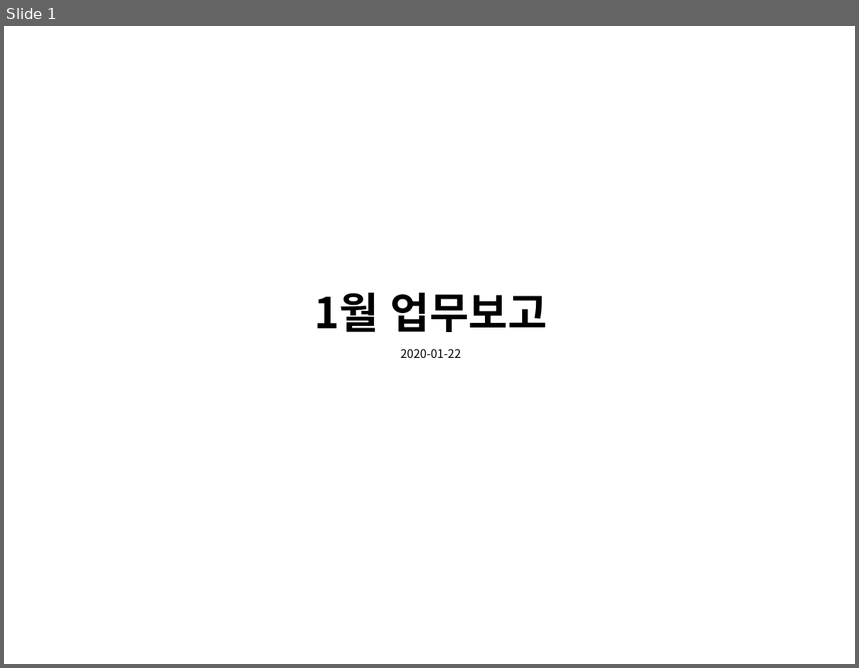
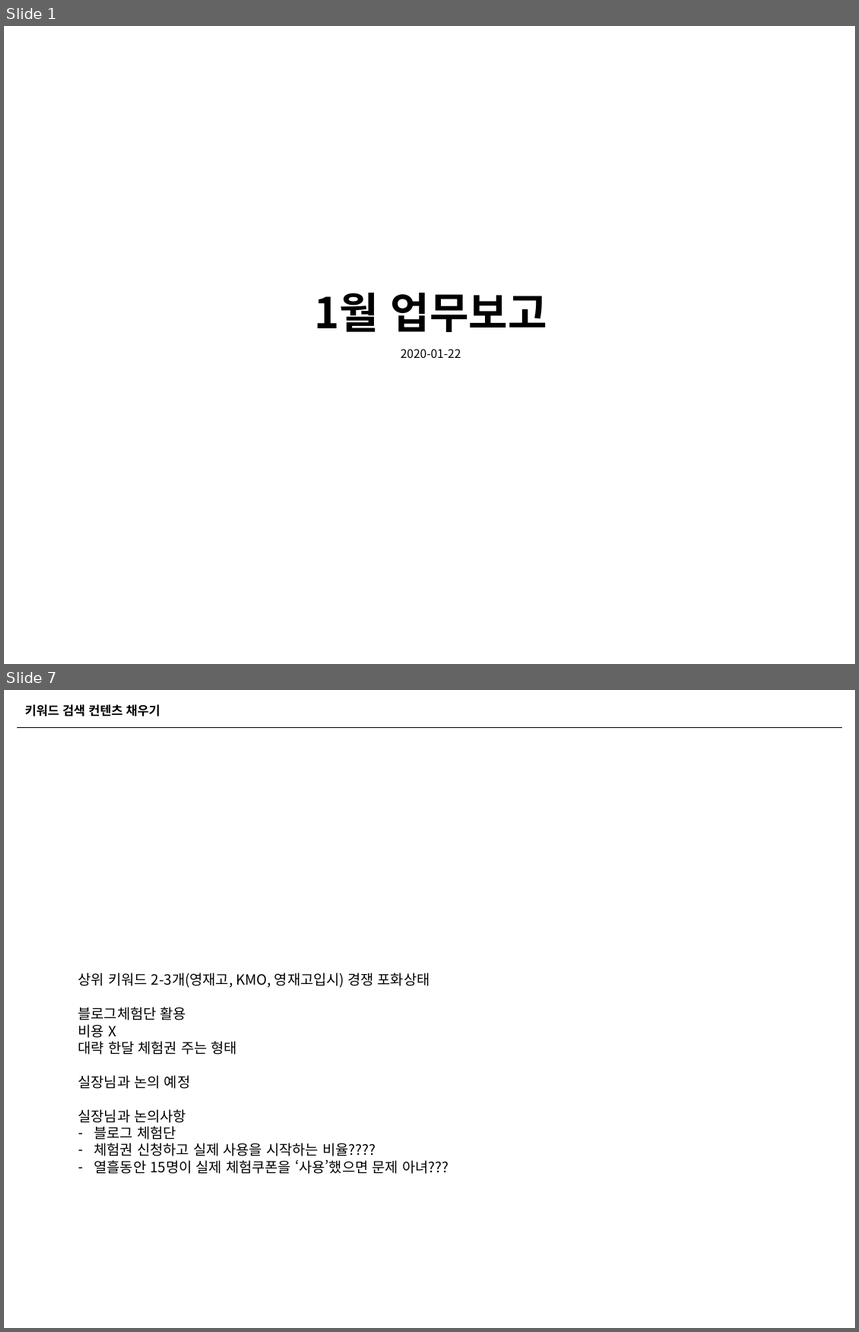
Before and after one commit to naxvinci/marketing, a slide deck: 업무보고0122.pptx. Shown one above the other, each under a label of ours: slide 1 before the commit, slides 1 and 7 after it; the slides between them are not shown. The pictures are 859x668 and 859x1332 pixels, drawn with LibreOffice and Linux fonts; fonts in the diff are those of the drawing. Boxes give left, top, right and bottom in pixels: in the first picture for what was removed or moved away, otherwise in the second. Text is boxed around its words. In the diff, an @@ line names an element or a change of style, - is before the commit and + after.

```diff
--- a/업무보고0122.pptx
+++ b/업무보고0122.pptx
@@ slide 7 added at box(4, 690, 855, 1328), background #FFFFFF @@
@@ text added at box(25, 704, 161, 717), 10.5 pt, text #000000, bold @@
+키워드 검색 컨텐츠 채우기
@@ line added from (17, 727) to (842, 727), #000000 0.5 pt @@
@@ text added at box(78, 973, 449, 1174), 12 pt, text #000000 @@
+상위 키워드 2-3개(영재고, KMO, 영재고입시) 경쟁 포화상태
+블로그체험단 활용
+비용 X
+대략 한달 체험권 주는 형태
+실장님과 논의 예정
+실장님과 논의사항
+– 블로그 체험단
+– 체험권 신청하고 실제 사용을 시작하는 비율????
+– 열흘동안 15명이 실제 체험쿠폰을 ‘사용’했으면 문제 아녀???
```
Also in this commit, not shown: 10 slides changed, 2 other slides added, 1 slide removed, 1 other file.
